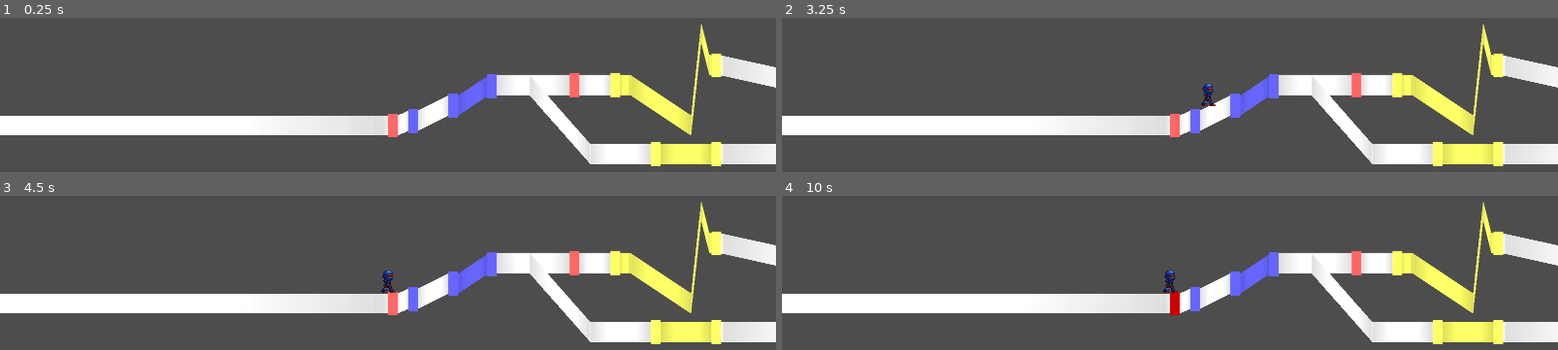
Above: before the commit, frames 1-4 (two rows, left to right).
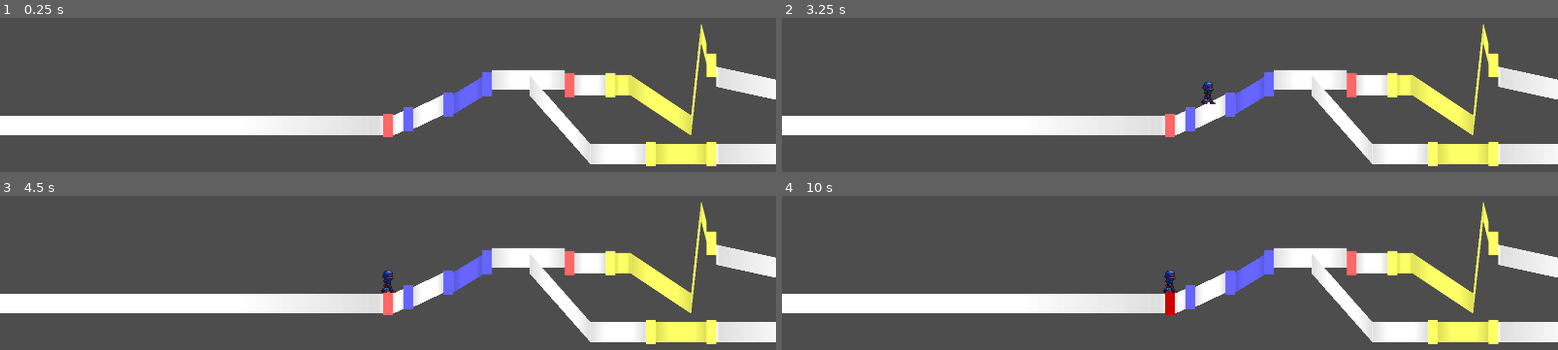
Above: after the commit, the same moments.

Repository: junu192857/Vexatonic-dash-2
Game: Godot game, scene res://Scenes/RhythmScene.tscn
Two runs of this game, one before a commit and one after it. Both use one fixed random seed, a clock stepped at 60 frames per second and the inputs below.
Inputs (mouse positions are in pixels of both pictures, inside the frame that each line leads up to):
- Up to frame 1 (0.25 s): no input
- Up to frame 2 (3.25 s): tap Enter at 0.5, 2.75 s; move the mouse to (1340, 104) at 0.52 s; hold A (a) 0.53-1.25 s; click (1340, 104) at 0.67 s; tap D (d) at 0.8 s; tap Space at 1.25 s; drag from (1014, 147) to (outside the picture) at 1.27 s; move the mouse to (1247, 30) at 2.02 s; hold K (k) 2.03-2.75 s; click (1247, 30) at 2.17 s; tap L (l) at 2.3 s; drag from (outside the picture) to (937, 59) at 2.77 s
- Up to frame 3 (4.5 s): move the mouse to (outside the picture) at 3.52 s; hold S (s) 3.53-4.25 s; click (outside the picture) at 3.67 s; tap A (a) at 3.8 s; drag from (155, 237) to (outside the picture) at 4.27 s
- Up to frame 4 (10 s): tap Space at 5, 6.5 s; move the mouse to (1208, 303) at 5.02 s; hold D (d) 5.03-5.75 s; click (1208, 303) at 5.17 s; tap K (k) at 5.3 s; tap Enter at 5.75 s; drag from (outside the picture) to (1014, 325) at 5.77 s; move the mouse to (1340, 282) at 6.52 s; hold K (k) 6.53-7.25 s; click (1340, 282) at 6.67 s; tap S (s) at 6.8 s; drag from (1014, 325) to (outside the picture) at 7.27 s; move the mouse to (1247, 208) at 8.02 s; hold S (s) 8.03-8.75 s; click (1247, 208) at 8.17 s; tap D (d) at 8.3 s; drag from (outside the picture) to (937, 237) at 8.77 s; move the mouse to (outside the picture) at 9.52 s; hold D (d) from 9.53 s (still down); click (outside the picture) at 9.67 s; tap L (l) at 9.8 s

The runs differ from the first frame. In frame 1, 3.7% of the frame differs, in the area x 49-100%, y 16-97%; in frame 2, 3.9%; in frame 3, 3.7%; in frame 4, 3.7%.

Commit message:
RhythmManager에서 Place_connector 조정
일반노트와 marker의 좌측에서도 lane.keyframe 조정 필요

Diff:
--- a/vexatonic-dash-2/Prefabs/Note.tscn
+++ b/vexatonic-dash-2/Prefabs/Note.tscn
@@ -7,5 +7,4 @@
 script = ExtResource("2_cp8im")
 
 [node name="Sprite2D" type="Sprite2D" parent="." unique_id=1729566812]
-position = Vector2(12, 0)
 texture = ExtResource("1_6w4eq")
--- a/vexatonic-dash-2/Scripts/RhythmManager.gd
+++ b/vexatonic-dash-2/Scripts/RhythmManager.gd
@@ -101,8 +101,8 @@
 	for noteData in levelData.noteDatas:
 		pos_x = Setting.get_posx_from_time(noteData.time)
 		if (previous_time >= 0):
-			var connector = place_connector(-1, previous_time + Setting.time_per_note_width, noteData.time, \
-							previous_lane, true, previous_note, Vector2(Setting.NOTE_WIDTH, 0))
+			var connector = place_connector(-1, previous_time + Setting.time_per_note_width / 2, noteData.time - Setting.time_per_note_width / 2, \
+							previous_lane, true, previous_note, Vector2(Setting.NOTE_WIDTH / 2, 0))
 		var cur_note = place_note(noteData, pos_x, false, self)
 		assign_note(cur_note)
 
@@ -112,8 +112,8 @@
 
 		if (noteData.type == 1): #LongNote
 			var length = Setting.get_posx_from_time(noteData.end_time-noteData.time)
-			var connector = place_connector(noteData.color, noteData.time + Setting.time_per_note_width, \
-							noteData.end_time, previous_lane, true, cur_note, Vector2(Setting.NOTE_WIDTH, 0))
+			var connector = place_connector(noteData.color, noteData.time + Setting.time_per_note_width / 2, \
+							noteData.end_time - Setting.time_per_note_width / 2, previous_lane, true, cur_note, Vector2(Setting.NOTE_WIDTH / 2, 0))
 			var marker = place_note(noteData, length, true, cur_note)
 			previous_time = noteData.end_time
 			previous_note = marker;
@@ -160,22 +160,12 @@
 		if (lane.is_init):
 			print("THIS IS INITIAL LANE")
 			#var initial_height = lane.keyframes[0].y
-			var initial_connector = place_connector(-1, -3000, lane.notes[0].get_time(), lane.lane_index, false,\
+			var initial_connector = place_connector(-1, -3000, lane.notes[0].get_time() - Setting.time_per_note_width / 2, lane.lane_index, false,\
 									self, Vector2(Setting.get_posx_from_time(-3000),0))
-
-			#var connector = CONNECTOR_SCENE.instantiate() as Node2D
-			#connector.position = Vector2(Setting.get_posx_from_time(-3000),0)
-			#connector.set_connector_data(-1, -3000, lane.notes[0].get_time(), lane, false)
-			#add_child(connector)
 		else:
 			if (lane.keyframes[0].x < lane.notes[0].get_time()):
-				var initial_connector = place_connector(-1, lane.keyframes[0].x, lane.notes[0].get_time(), lane.lane_index,\
+				var initial_connector = place_connector(-1, lane.keyframes[0].x, lane.notes[0].get_time() - Setting.time_per_note_width / 2, lane.lane_index,\
 										false, self,  Vector2(Setting.get_posx_from_time(lane.keyframes[0].x), lane.keyframes[0].y))
-
-				#var connector = CONNECTOR_SCENE.instantiate() as Node2D
-				#connector.position = Vector2(Setting.get_posx_from_time(lane.keyframes[0].x), -lane.keyframes[0].y)
-				#connector.set_connector_data(-1, lane.keyframes[0].x, lane.notes[0].get_time(), lane, false)
-				#add_child(connector)
 	#TODO: 노트가 없는 initial lane에 대해 대응하기.
 
 # 레인의 마지막 노트 이후의 Connector 생성 또는 노트가 없는 레인의 Connector 생성
@@ -183,8 +173,8 @@
 	print("LANE SIZE: %d" % lane.notes.size())
 	if (!lane.notes.is_empty()):
 		var last_note_time = lane.notes[-1].get_end_time() #find last note or marker
-		if lane.keyframes[-1].x - last_note_time > Setting.time_per_note_width:
-			var connector_time = last_note_time + Setting.time_per_note_width
+		if lane.keyframes[-1].x  > last_note_time + Setting.time_per_note_width / 2:
+			var connector_time = last_note_time + Setting.time_per_note_width / 2
 			var final_connector = place_connector(-1, connector_time, lane.keyframes[-1].x, lane.lane_index, true,\
 								  self,  Vector2(Setting.get_posx_from_time(connector_time), lane.get_height(last_note_time)))
 	else:
